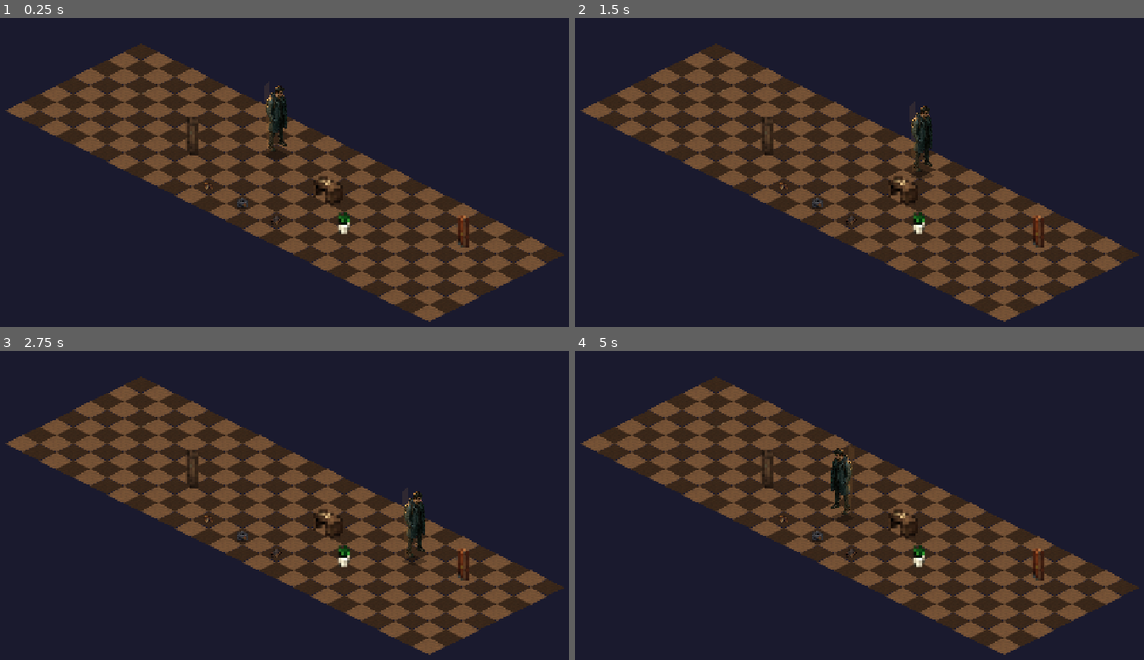
Above: before the commit, frames 1-4 (two rows, left to right).
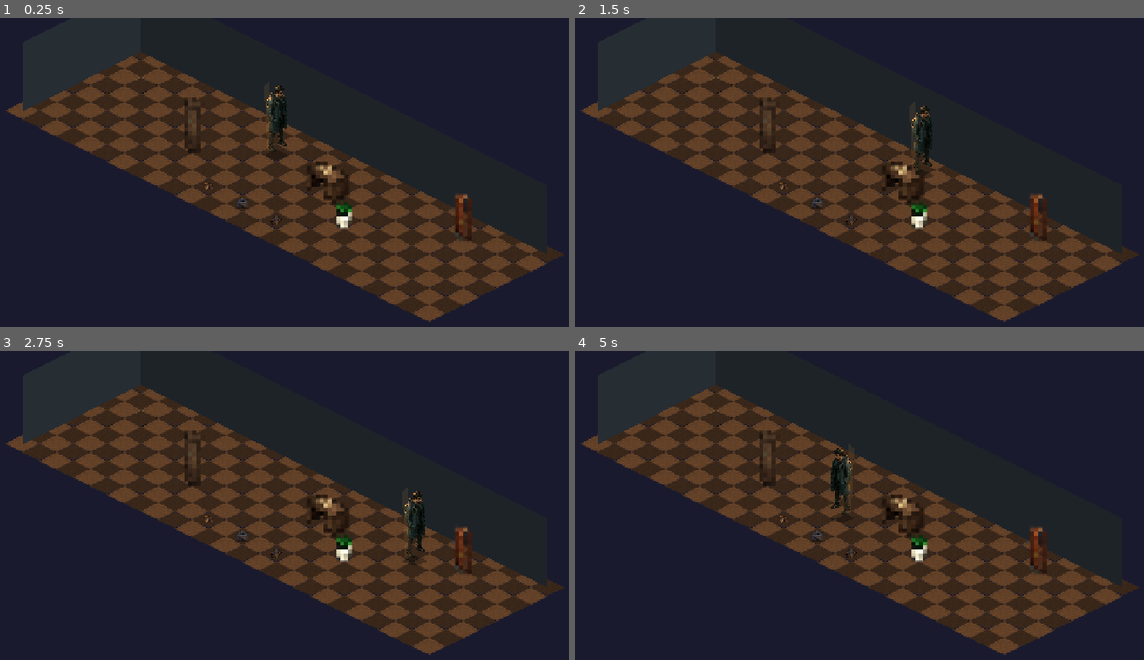
Above: after the commit, the same moments.

Repository: h4dtk6rb9k-cell/youAreNotAlone
Game: Godot game, scene res://levels/level_01_apartment/Level01Apartment.tscn
Same seed, same stepped clock (60 frames per second), same inputs: the game is played once before the commit and once after it.
Inputs (mouse positions are in pixels of both pictures, inside the frame that each line leads up to):
- Up to frame 1 (0.25 s): no input
- Up to frame 2 (1.5 s): tap Enter at 0.5 s; move the mouse to (1007, 169) at 0.52 s; hold D (move_right) 0.53-1.28 s; hold E (interact) 0.53-1.28 s; click (1007, 169) at 0.67 s; move the mouse to (722, 203) at 1.27 s; hold S (move_down) from 1.28 s (still down); tap E (interact) at 1.35 s
- Up to frame 3 (2.75 s): move the mouse to (352, 446) at 2.02 s; release S (move_down) at 2.03 s; hold D (move_right) from 2.03 s (still down); hold E (interact) from 2.03 s (still down)
- Up to frame 4 (5 s): move the mouse to (825, 588) at 2.77 s; release D (move_right) at 2.78 s; release E (interact) at 2.78 s; hold W (move_up) 2.78-3.53 s; tap E (interact) at 2.85, 4.35 s; click (825, 588) at 2.92 s; move the mouse to (1064, 570) at 3.52 s; hold E (interact) 3.53-4.28 s; hold A (move_left) from 3.53 s (still down); move the mouse to (654, 468) at 4.27 s

The runs differ from the first frame. In frame 1, 3.4% of the frame differs, in the area x 4-97%, y 8-77%; in frame 2, 3.4%; in frame 3, 3.4%; in frame 4, 3.5%.

Commit message:
feat(US-17): per-prop scale, softer tile_b tone, perimeter walls
- PROPS: индивидуальный scale (bed 2.5, wardrobe/desk/door 2.0, plant 1.8)
- tile_floor_b modulate Color(0.85,0.8,0.75) — мягкий шахмат без контраста
- _build_walls(): левая Color(0.15,0.18,0.20) + правая Color(0.12,0.14,0.16)
  по задним рёбрам диаманта, z_index -50

Co-Authored-By: Claude Opus 4.8 <noreply@anthropic.com>

Diff:
--- a/levels/level_01_apartment/Level01Apartment.gd
+++ b/levels/level_01_apartment/Level01Apartment.gd
@@ -17,14 +17,20 @@
 const PLAYER_START_TILE := Vector2i(-2, -2)
 const DOOR_TILE := Vector2i(10, -1)
 
-# [имя png, тайл, размер px (w,h)]
+# [имя png, тайл, размер px (w,h), scale]
 const PROPS := [
-	["prop_bed",      Vector2i(-8, 0),  Vector2i(96, 64)],
-	["prop_wardrobe", Vector2i(-4, 1),  Vector2i(80, 64)],
-	["prop_desk",     Vector2i(3, 0),   Vector2i(80, 56)],
-	["prop_plant",    Vector2i(6, 2),   Vector2i(48, 80)],
-	["prop_door",     Vector2i(10, -1), Vector2i(48, 80)],
+	["prop_bed",      Vector2i(-8, 0),  Vector2i(96, 64), Vector2(2.5, 2.5)],
+	["prop_wardrobe", Vector2i(-4, 1),  Vector2i(80, 64), Vector2(2.0, 2.0)],
+	["prop_desk",     Vector2i(3, 0),   Vector2i(80, 56), Vector2(2.0, 2.0)],
+	["prop_plant",    Vector2i(6, 2),   Vector2i(48, 80), Vector2(1.8, 1.8)],
+	["prop_door",     Vector2i(10, -1), Vector2i(48, 80), Vector2(2.0, 2.0)],
 ]
+
+# Цвета стен (US-17)
+const WALL_LEFT_COLOR  := Color(0.15, 0.18, 0.20)
+const WALL_RIGHT_COLOR := Color(0.12, 0.14, 0.16)
+const WALL_HEIGHT := 130.0
+const TILE_B_MODULATE := Color(0.85, 0.8, 0.75)
 
 # [item_id, png, тайл]
 const ITEMS := [
@@ -45,11 +51,36 @@
 	if DisplayServer.is_touchscreen_available():
 		DisplayServer.screen_set_orientation(DisplayServer.SCREEN_LANDSCAPE)
 	GameState.set_current_level(LEVEL_ID)
+	_build_walls()
 	_build_floor()
 	_build_props()
 	_build_items()
 	_place_player()
 	_set_walkable_polygon()
+
+
+# ── Стены по периметру (US-17): два задних ребра диаманта ──────────────────
+
+func _build_walls() -> void:
+	var o := FLOOR_ORIGIN
+	var t_top   := IsoGrid.tile_to_world(o.x, o.y)                               # верх
+	var t_right := IsoGrid.tile_to_world(o.x + FLOOR_WIDTH - 1, o.y)             # право
+	var t_left  := IsoGrid.tile_to_world(o.x, o.y + FLOOR_HEIGHT - 1)            # лево
+	var up := Vector2(0, -WALL_HEIGHT)
+
+	# Левая стена: ребро left→top, поднятое вверх
+	var left_wall := Polygon2D.new()
+	left_wall.polygon = PackedVector2Array([t_left, t_top, t_top + up, t_left + up])
+	left_wall.color = WALL_LEFT_COLOR
+	left_wall.z_index = -50
+	add_child(left_wall)
+
+	# Правая стена: ребро top→right
+	var right_wall := Polygon2D.new()
+	right_wall.polygon = PackedVector2Array([t_top, t_right, t_right + up, t_top + up])
+	right_wall.color = WALL_RIGHT_COLOR
+	right_wall.z_index = -50
+	add_child(right_wall)
 
 
 # ── Пол: паркет A/B по (tx+ty)%2 ───────────────────────────────────────────
@@ -66,6 +97,9 @@
 			spr.position = IsoGrid.tile_to_world(tx, ty)
 			spr.scale = Vector2(1.02, 1.02)  # микро-overlap против субпиксельных швов
 			spr.z_index = -100
+			# US-17: сближаем тон tile_b с tile_a (мягкий шахмат)
+			if variant == "tile_floor_b":
+				spr.modulate = TILE_B_MODULATE
 			floor_layer.add_child(spr)
 
 
@@ -76,6 +110,7 @@
 		var png: String = entry[0]
 		var tile: Vector2i = entry[1]
 		var sz: Vector2i = entry[2]
+		var prop_scale: Vector2 = entry[3]
 		var tex := _load_tex(png)
 		if tex == null:
 			print("US-16: missing texture ", png)
@@ -86,7 +121,7 @@
 
 		var spr := Sprite2D.new()
 		spr.texture = tex
-		spr.scale = Vector2(1.4, 1.4)          # крупнее относительно пола
+		spr.scale = prop_scale                 # US-17: индивидуальный масштаб
 		spr.modulate = Color(1.25, 1.25, 1.25) # ярче (DALL-E пропсы темноваты)
 		# pivot bottom-center: смещаем вверх на половину высоты (с учётом scale)
 		spr.offset = Vector2(0, -float(sz.y) * 0.5)
